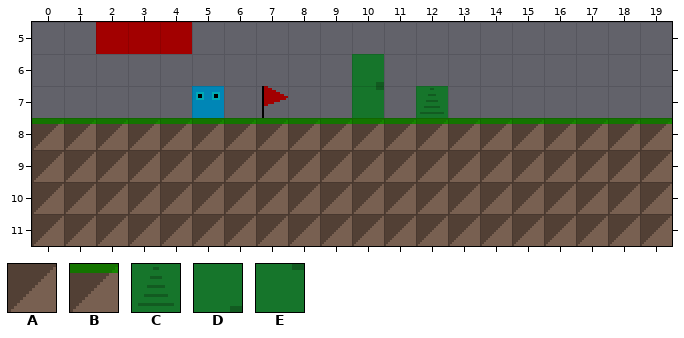
A Tiled map (JSON) gets an edit: www/assets/tilemaps/level1.json. This is how it looked before the edit.
Cells are 16x16 px. Shown: x 0..19, y 5..11. The old version is drawn lined up with the new one.
Key: from "psTileset-extruded": A 0, B 1, C 6, D 10, E 11.
_ is an empty cell.
Layers that did not change in this view are not listed.
Layer "World" before, first column x 0:
 5 ____________________
 6 __________D_________
 7 __________E_C_______
 8 BBBBBBBBBBBBBBBBBBBB
 9 AAAAAAAAAAAAAAAAAAAA
10 AAAAAAAAAAAAAAAAAAAA
11 AAAAAAAAAAAAAAAAAAAA
Now the later version:
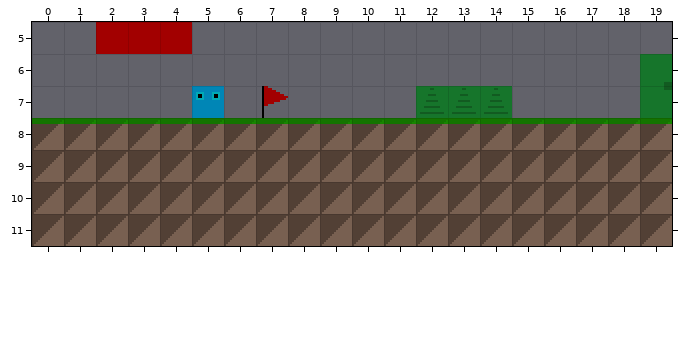
What changed:
Changed rows in their new state; . is an unchanged cell.
map size 24x12 -> 20x12 cells
Layer "World":
first column x 10:
 6 _........D
 7 _..CC....E
